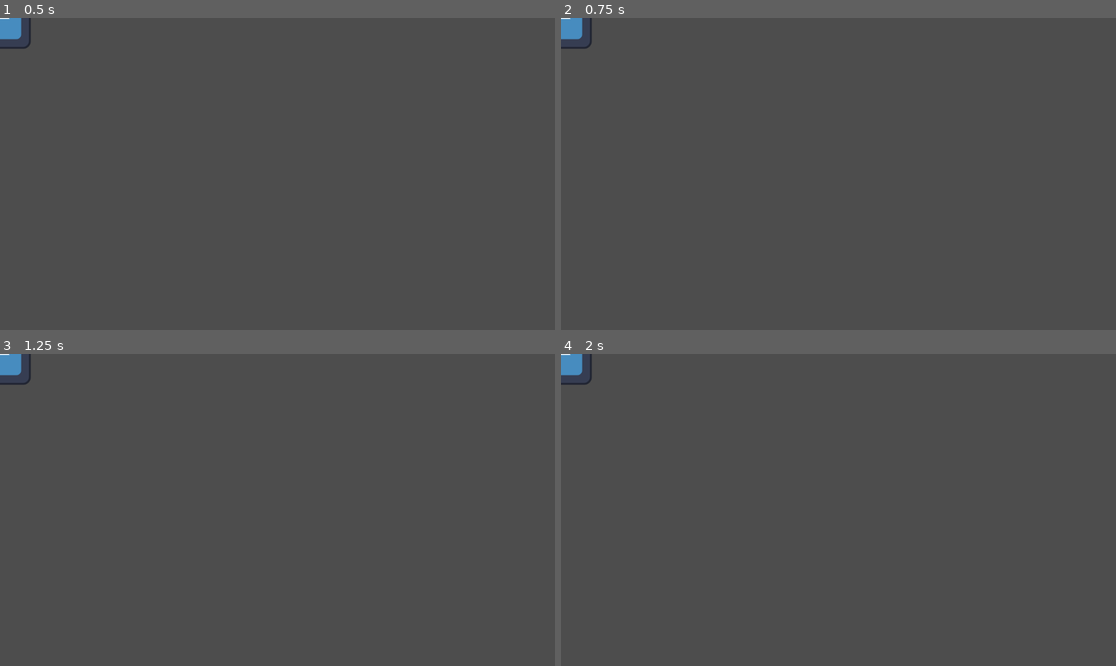
Above: before the commit, frames 1-4 (two rows, left to right).
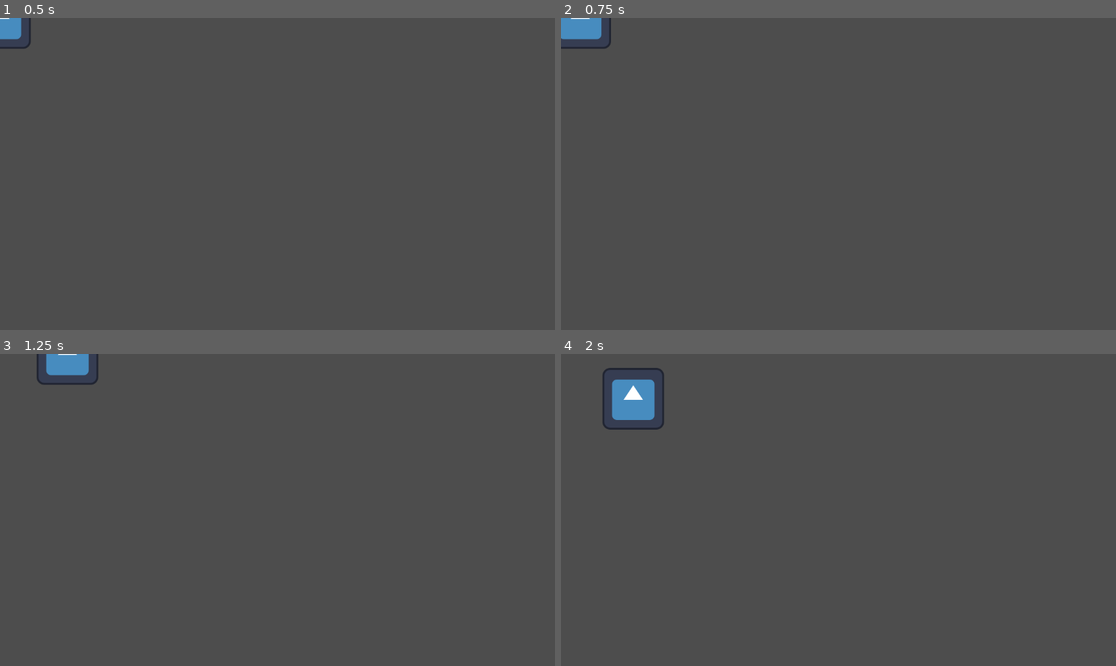
Above: after the commit, the same moments.

Repository: kjduemmel/top-down-tanks
Game: Godot game, scene res://game.tscn
Same seed, same stepped clock (60 frames per second), same inputs: the game is played once before the commit and once after it. The engine's default icon, where the game draws it, is replaced by a stand-in: a white triangle on a blue panel in a dark square.
Inputs:
- Up to frame 1 (0.5 s): no input
- Up to frame 2 (0.75 s): tap Enter at 0.5 s; hold Right (ui_right) from 0.53 s (still down)
- Up to frame 3 (1.25 s): keep holding Right (ui_right)
- Up to frame 4 (2 s): release Right (ui_right) at 1.28 s; hold Down (ui_down) from 1.28 s (still down)

Frame 1 is identical in both runs. In frame 2, 0.3% of the frame differs, in the area x 0-10%, y 0-10%; in frame 3, 1.0%; in frame 4, 1.6%, in the area x 0-19%, y 0-25%.

Commit message:
Added personal testing folder

Diff:
--- /dev/null
+++ b/aw_testing/scenes/Awtesting.tscn
@@ -0,0 +1,3 @@
+[gd_scene format=3 uid="uid://b2fj7ee2mxc1b"]
+
+[node name="Awtesting" type="Node2D"]
--- a/project.godot
+++ b/project.godot
@@ -15,6 +15,10 @@
 config/features=PackedStringArray("4.5", "Forward Plus")
 config/icon="res://icon.svg"
 
+[autoload]
+
+WorldDecoupler="*res://addons/world_decoupler/world_decoupler_runtime.gd"
+
 [dotnet]
 
 project/assembly_name="Top Down Tanks"
